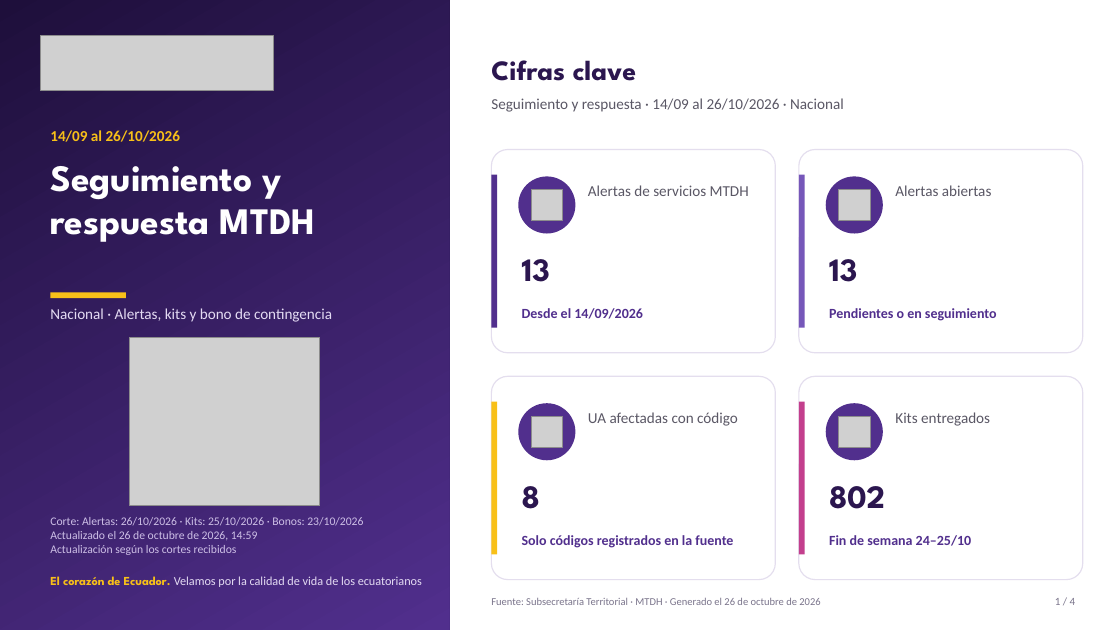
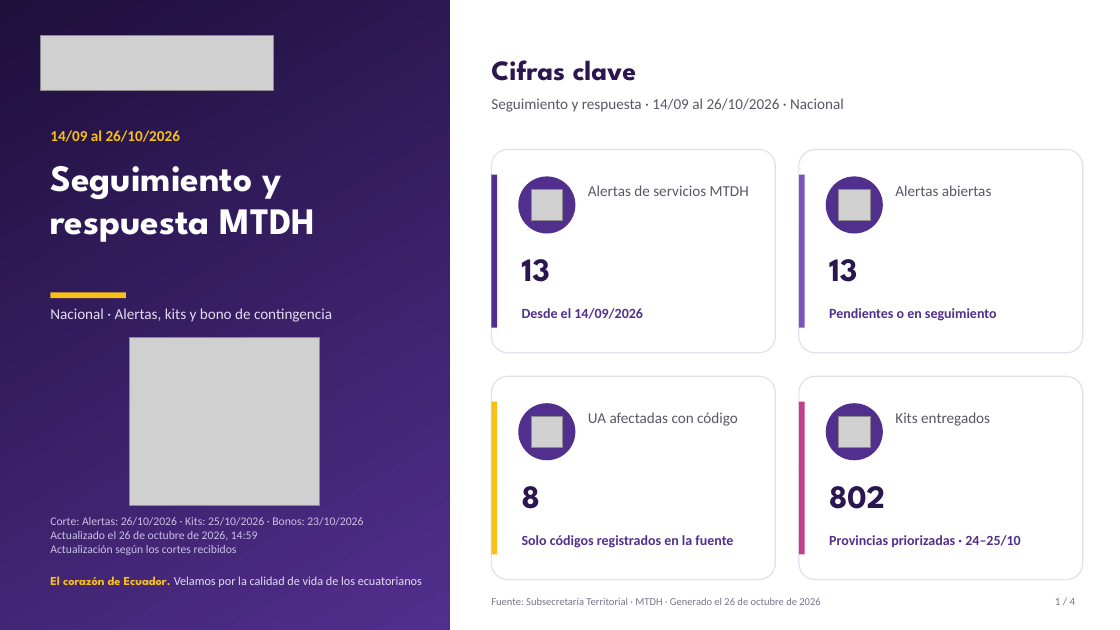
Before and after one commit to JuanAmbuludi/Sistema-Reporte-MTDH, a slide deck: slide 1 of docs/reportes/Seguimiento_ENOS_2026-10-26.pptx. Drawn at 1120x630 pixels with LibreOffice and Linux fonts; fonts in the diff are those of the drawing; grey boxes stand for pictures. Boxes give left, top, right and bottom in pixels: in the first picture for what was removed or moved away, otherwise in the second. Text is boxed around its words. In the diff, an @@ line names an element or a change of style, - is before the commit and + after.

Commit message:
Aclarar entregas de kits en provincias priorizadas en tablero y exportables

```diff
--- a/docs/reportes/Seguimiento_ENOS_2026-10-26.pptx
+++ b/docs/reportes/Seguimiento_ENOS_2026-10-26.pptx
@@ text at bbox=[829, 535, 1020, 547]: text changed @@
-Fin de semana 24–25/10
+Provincias priorizadas · 24–25/10
```
Also in this commit, not shown: 1 other slide changed, 10 other files.
